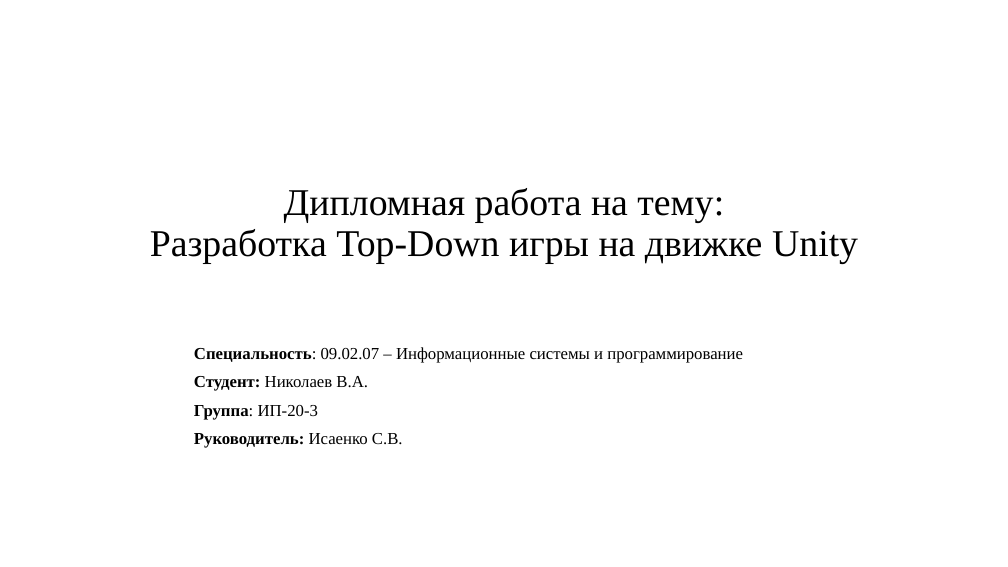
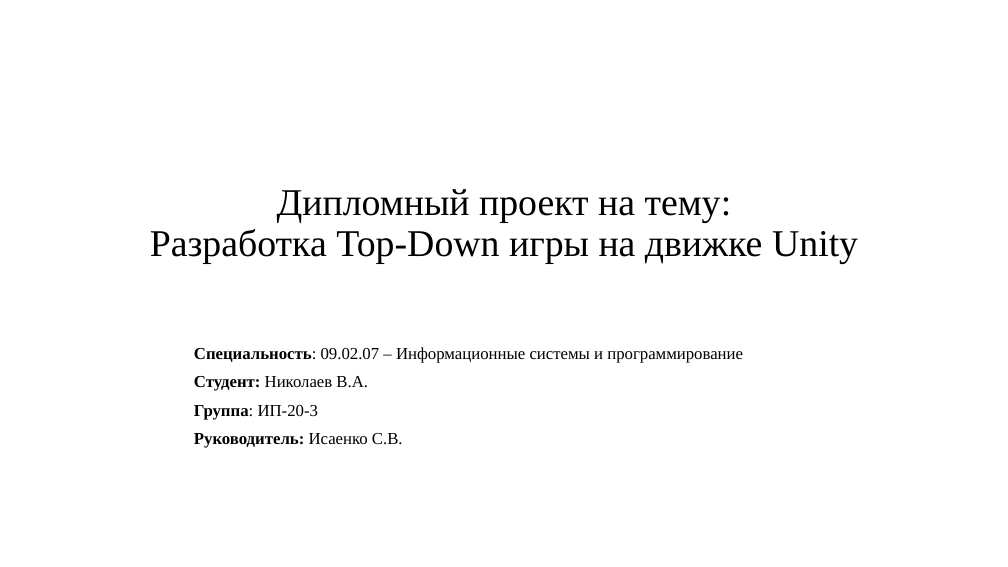
Before and after one commit to SlavaNik16/DemoPZ, a slide deck: slide 1 of Дипломный проект/Дипломная работа Николаев В.А.pptx. Drawn at 1008x567 pixels with LibreOffice and Linux fonts; fonts in the diff are those of the drawing; background and template pictures are left out. Boxes give left, top, right and bottom in pixels: in the first picture for what was removed or moved away, otherwise in the second. Text is boxed around its words. In the diff, an @@ line names an element or a change of style, - is before the commit and + after.

```diff
--- a/Дипломный проект/Дипломная работа Николаев В.А.pptx
+++ b/Дипломный проект/Дипломная работа Николаев В.А.pptx
@@ subtitle at <box>150,189,858,264</box>: text changed @@
-Дипломная работа на тему:
-Разработка Top-Down игры на движке Unity
+Дипломный проект на тему:
+Разработка Top-Down игры на движке Unity
```
Also in this commit, not shown: 2 slides added, 1 slide removed.
